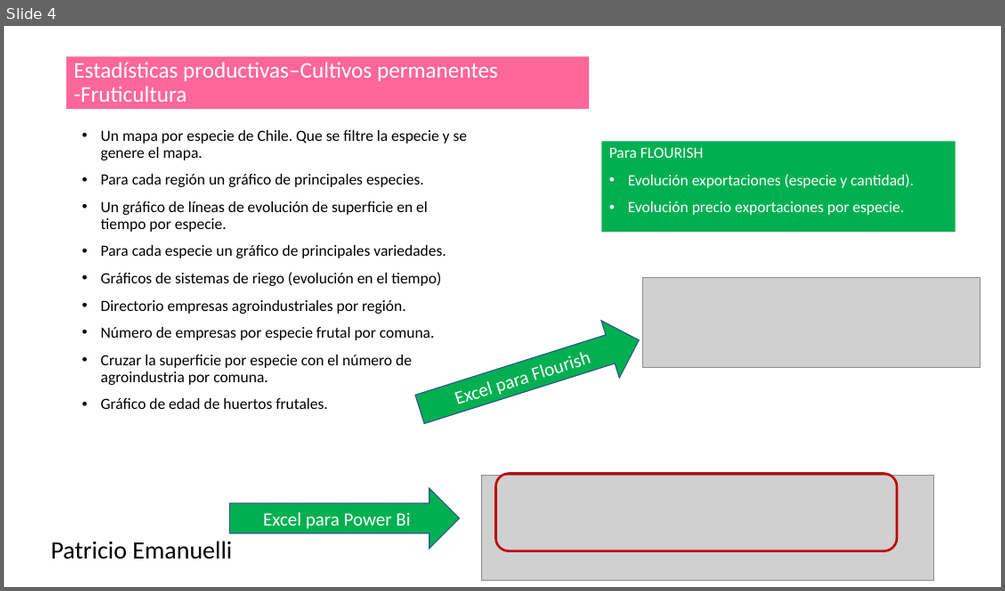
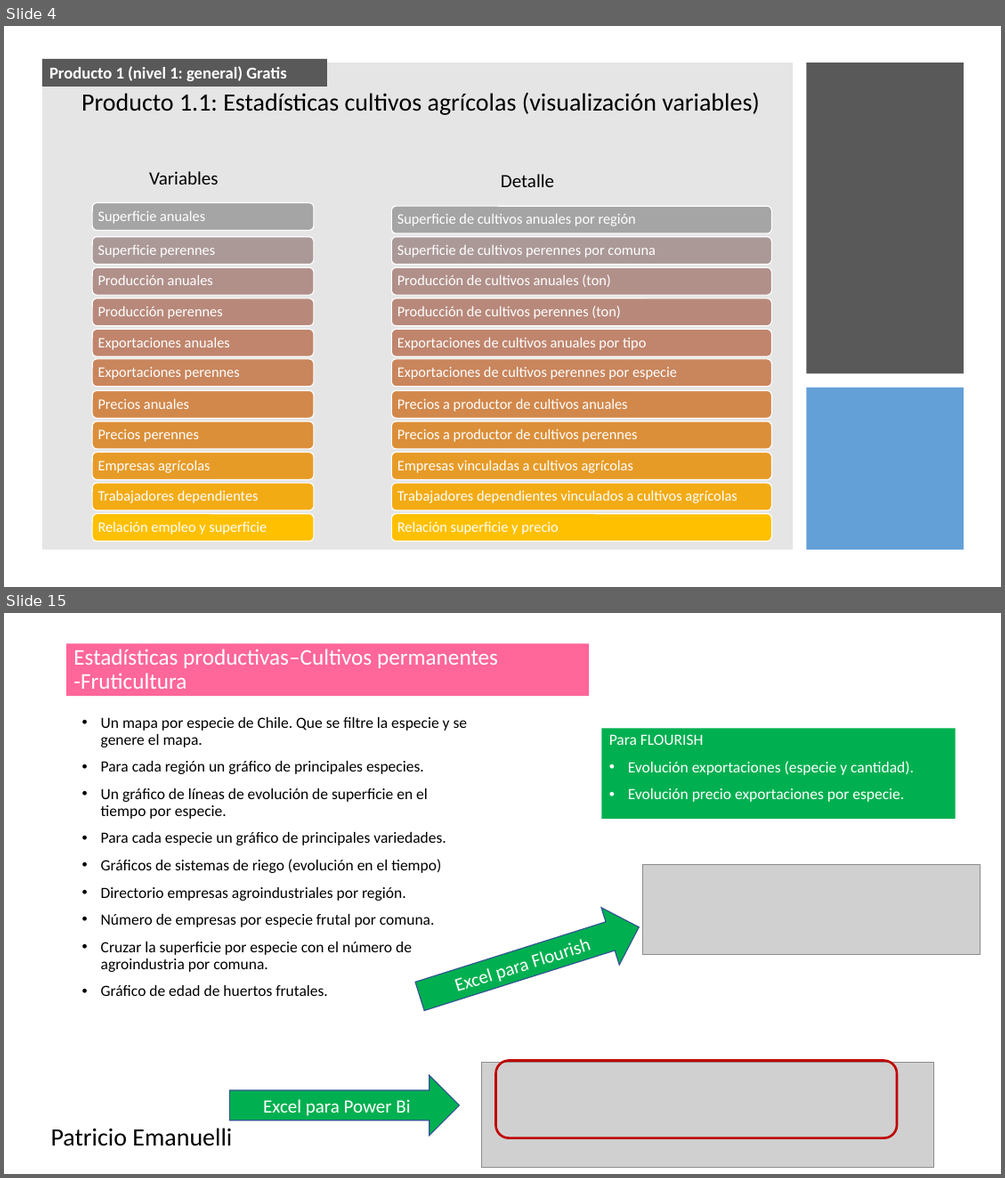
Before and after one commit to Sud-Austral/DATA-AGRO, a slide deck: Repositorio Agricultura/Para power bi/Chile/Agricola/Power Bi (variables a mostrar).pptx. Shown one above the other, each under a label of ours: slide 4 before the commit, slides 4 and 15 after it; the slides between them are not shown. The pictures are 1005x591 and 1005x1178 pixels, drawn with LibreOffice and Linux fonts; fonts in the diff are those of the drawing; grey boxes stand for pictures. Boxes give left, top, right and bottom in pixels: in the first picture for what was removed or moved away, otherwise in the second. Text is boxed around its words. In the diff, an @@ line names an element or a change of style, - is before the commit and + after.

```diff
--- a/Repositorio Agricultura/Para power bi/Chile/Agricola/Power Bi (variables a mostrar).pptx
+++ b/Repositorio Agricultura/Para power bi/Chile/Agricola/Power Bi (variables a mostrar).pptx
@@ slide 4 added at bbox=[4, 26, 1001, 587], background #FFFFFF @@
@@ rectangle added at bbox=[42, 62, 793, 549], fill #808080 at 20% opacity @@
@@ rectangle added at bbox=[42, 59, 327, 87], fill #595959, 16 pt, text #FFFFFF, bold @@
+Producto 1 (nivel 1: general) Gratis
@@ rectangle added at bbox=[807, 62, 963, 374], fill #595959 @@
@@ text added at bbox=[81, 92, 760, 115], 24 pt, text #000000 @@
+Producto 1.1: Estadísticas cultivos agrícolas (visualización variables)
@@ text added at bbox=[149, 171, 218, 184], 18 pt, text #000000 @@
+Variables
@@ text added at bbox=[501, 174, 554, 187], 18 pt, text #000000 @@
+Detalle
@@ rectangle added at bbox=[807, 387, 963, 549], fill #5B9BD5 at 95% opacity @@
@@ group added at bbox=[92, 202, 314, 541]: 11 rounded rectangles, 11 texts @@
+Superficie anuales
+Superficie perennes
+Producción anuales
+Producción perennes
+Exportaciones anuales
+Exportaciones perennes
+Precios anuales
+Precios perennes
+Empresas agrícolas
+Trabajadores dependientes
+Relación empleo y superficie
@@ group added at bbox=[391, 206, 771, 541]: 11 rounded rectangles, 11 texts @@
+Superficie de cultivos anuales por región
+Superficie de cultivos perennes por comuna
+Producción de cultivos anuales (ton)
+Producción de cultivos perennes (ton)
+Exportaciones de cultivos anuales por tipo
+Exportaciones de cultivos perennes por especie
+Precios a productor de cultivos anuales
+Precios a productor de cultivos perennes
+Empresas vinculadas a cultivos agrícolas
+Trabajadores dependientes vinculados a cultivos agrícolas
+Relación superficie y precio
@@ what was slide 4 is now slide 15 @@
```
Also in this commit, not shown: 3 slides changed, 10 other slides added, 32 other files.
